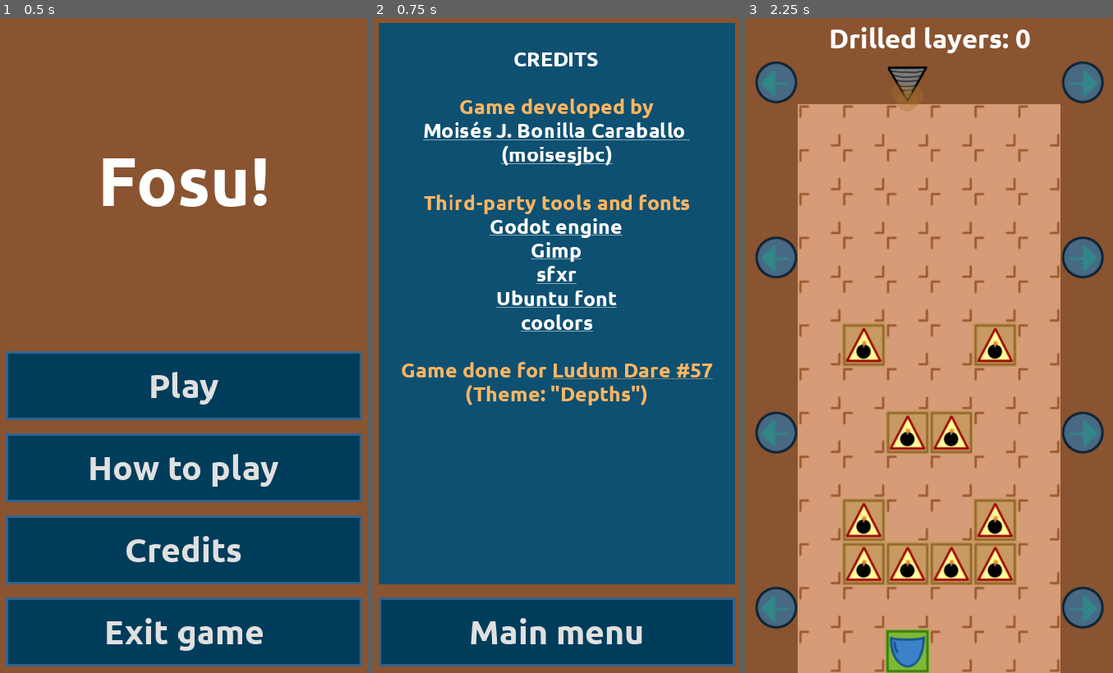
Above: before the commit, frames 1-3 (left to right).
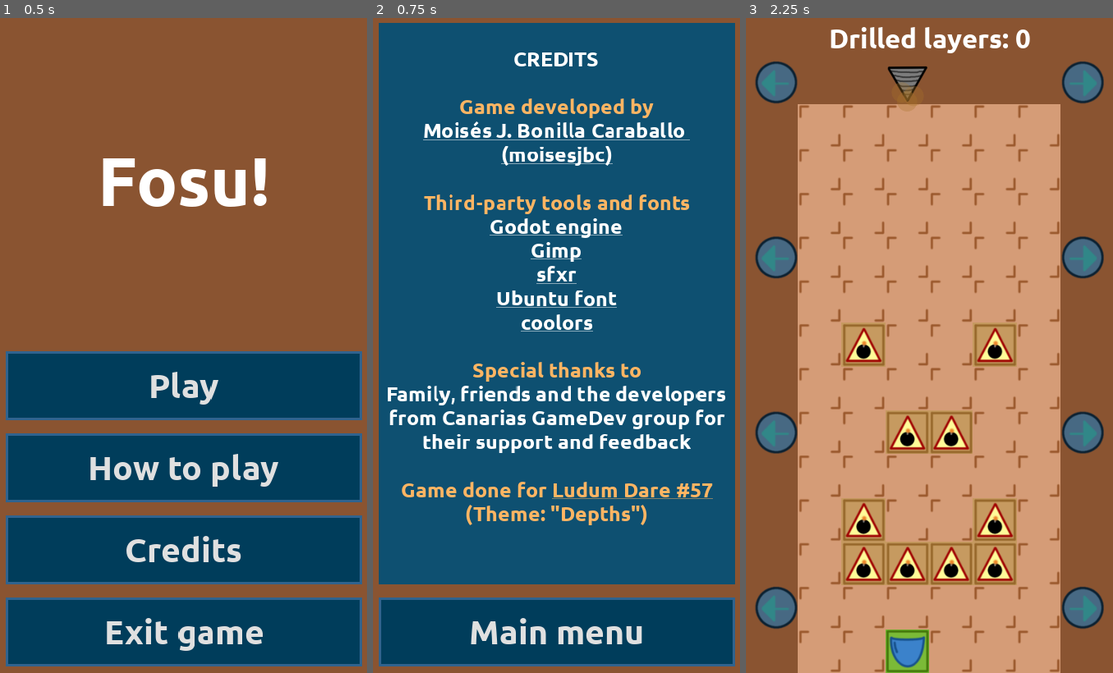
Above: after the commit, the same moments.

Repository: moisesjbc/fosu
Game: Godot game, scene res://gui/main_menu/main_menu.tscn
Same seed, same stepped clock (60 frames per second), same inputs: the game is played once before the commit and once after it.
Inputs:
- Up to frame 1 (0.5 s): no input
- Up to frame 2 (0.75 s): click "Credits" at 0.5 s
- Up to frame 3 (2.25 s): click "Main menu" at 1.25 s; click "Play" at 2 s

Frame 1 is identical in both runs. In frame 2, 5.5% of the frame differs, in the area x 4-96%, y 52-78%; in frame 3, nothing differs.

Commit message:
Add thanks to credits menu

Diff:
--- a/src/gui/credits_menu/credits_menu.tscn
+++ b/src/gui/credits_menu/credits_menu.tscn
@@ -53,6 +53,11 @@
 [url=https://design.ubuntu.com/font/]Ubuntu font[/url]
 [url=https://coolors.co]coolors[/url][/color]
 
+[color=#FFB563]Special thanks to[/color]
+[color=white]Family, friends and the developers
+from Canarias GameDev group for
+their support and feedback[/color]
+
 [color=#FFB563]Game done for [url=https://ldjam.com/events/ludum-dare/57]Ludum Dare #57[/url]
 (Theme: \"Depths\")
 [/color][/center]"
@@ -69,6 +74,11 @@
 Ubuntu font
 coolors
 
+Special thanks to
+Family, friends and the developers
+from Canarias GameDev group for
+their support and feedback
+
 Game done for Ludum Dare #57
 (Theme: \"Depths\")
 "
